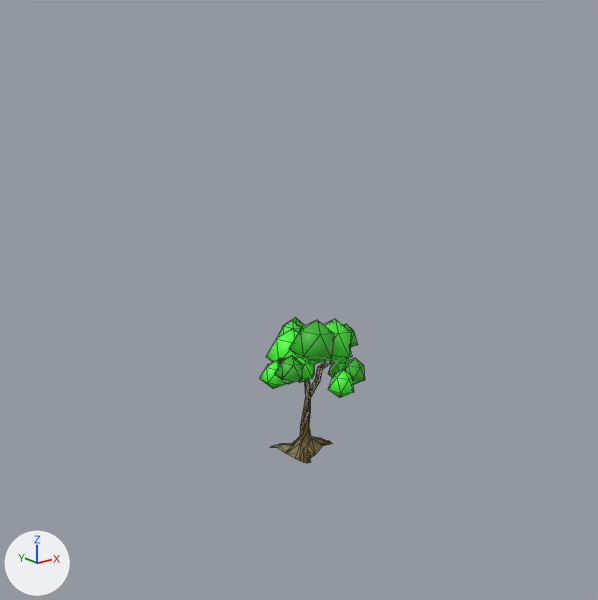
What one commit did to the glTF model MI/3d_assets/1. biblioteca/exterior/tree.glb.
The view is the same before and after, from a camera (50 mm lens) standing at (-34.4, -42.0, 28.6) and looking at (-1.9, -1.3, 12.3). Lighting does not change. The marker at lower left points along +X, +Y and +Z. Mesh edges are drawn as thin lines. Where no turn or scale is listed for an object, it has been applied to the vertices.
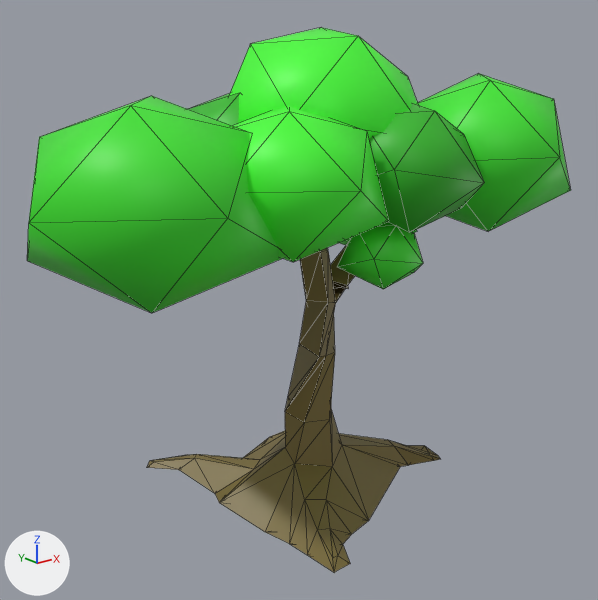
The change, as a diff of the scene's bpy script:
```diff
--- a/MI/3d_assets/1. biblioteca/exterior/tree.glb.py
+++ b/MI/3d_assets/1. biblioteca/exterior/tree.glb.py
@@ me_icosphere_024 @@
+me_icosphere_024.from_pydata(...)  # 12 vertices, 20 faces; spans x -12.16..2.25, y -6.84..5.58, z -9.77..1.36
+me_icosphere_024.materials.append(mat_material_419)  # green #48ff36
@@ me_icosphere_023 @@
+me_icosphere_023.from_pydata(...)  # 12 vertices, 20 faces; spans x -3.79..6.13, y -9.62..-1.07, z -8.42..-0.75
+me_icosphere_023.materials.append(mat_material_418)  # green #34b827
@@ me_icosphere_022 @@
+me_icosphere_022.from_pydata(...)  # 12 vertices, 20 faces; spans x -2.39..3.31, y -6.47..-1.55, z -5.55..-1.15
+me_icosphere_022.materials.append(mat_material_417)  # green #41e731
@@ me_icosphere_020 @@
+me_icosphere_020.from_pydata(...)  # 12 vertices, 20 faces; spans x -11.38..1.57, y 0.9..13.58, z -6.78..3.6
+me_icosphere_020.materials.append(mat_material_414)  # green #41e731
@@ me_icosphere_019 @@
+me_icosphere_019.from_pydata(...)  # 12 vertices, 20 faces; spans x -0.78..5.1, y -3.31..2.01, z -4.24..0.17
+me_icosphere_019.materials.append(mat_material_413)  # green #48ff36
@@ me_icosphere_017 @@
+me_icosphere_017.from_pydata(...)  # 12 vertices, 20 faces; spans x -15.8..-1.49, y -9.61..4.87, z -4.34..6.71
+me_icosphere_017.materials.append(mat_material_408)  # green #41e731
@@ me_icosphere_016 @@
+me_icosphere_016.from_pydata(...)  # 12 vertices, 20 faces; spans x -16.66..-5.72, y 0.32..11.38, z -7.81..0.63
+me_icosphere_016.materials.append(mat_material_419)  # green #48ff36
@@ me_icosphere_015 @@
+me_icosphere_015.from_pydata(...)  # 12 vertices, 20 faces; spans x -10.61..-1.28, y -2.59..6.84, z -0.5..6.7
+me_icosphere_015.materials.append(mat_material_405)  # green #34b827
@@ ob_cube_003 @@
 ob_cube_003.rotation_euler = (-0.0804, -0.152, 2.059)  # degrees (-4.6, -8.7, 118)
-ob_cube_003.scale = (0.179, 0.179, 0.179)
+ob_cube_003.scale = (0.888, 0.848, 0.581)
@@ ob_icosphere_001 @@
-ob_icosphere_001 = bpy.data.objects.new('Icosphere.001', me_icosphere_026)
-ob_icosphere_001.location = (1.33, -0.98, 8.63)
@@ ob_icosphere_011 @@
+ob_icosphere_011 = bpy.data.objects.new('Icosphere.011', me_icosphere_024)
+ob_icosphere_011.location = (5.17, -1.03, 28.0)
@@ ob_icosphere_010 @@
+ob_icosphere_010 = bpy.data.objects.new('Icosphere.010', me_icosphere_023)
+ob_icosphere_010.location = (1.6, -1.03, 25.77)
@@ ob_icosphere_009 @@
+ob_icosphere_009 = bpy.data.objects.new('Icosphere.009', me_icosphere_022)
+ob_icosphere_009.location = (1.6, -1.03, 18.96)
@@ ob_icosphere_007 @@
+ob_icosphere_007 = bpy.data.objects.new('Icosphere.007', me_icosphere_020)
+ob_icosphere_007.location = (16.25, -12.32, 22.74)
@@ ob_icosphere_006 @@
+ob_icosphere_006 = bpy.data.objects.new('Icosphere.006', me_icosphere_019)
+ob_icosphere_006.location = (1.6, -1.03, 18.96)
@@ ob_icosphere_004 @@
+ob_icosphere_004 = bpy.data.objects.new('Icosphere.004', me_icosphere_017)
+ob_icosphere_004.location = (-4.98, -1.03, 18.96)
@@ ob_icosphere_003 @@
+ob_icosphere_003 = bpy.data.objects.new('Icosphere.003', me_icosphere_016)
+ob_icosphere_003.location = (4.9, -11.99, 24.52)
@@ ob_icosphere_002 @@
+ob_icosphere_002 = bpy.data.objects.new('Icosphere.002', me_icosphere_015)
+ob_icosphere_002.location = (1.6, -1.03, 18.96)
```

What differs and where, as boxes [x1, y1, x2, y2] in the pictures (598 x 600 px):
'Icosphere.004', added (green): after [27, 96, 282, 313]
'Cube.003', rescaled: before [270, 358, 332, 463]; after [147, 243, 440, 572]
'Icosphere.003', added (green): after [234, 106, 389, 262]
'Icosphere.007', added (green): after [418, 73, 571, 231]
'Icosphere.011', added (green): after [229, 28, 418, 139]
'Icosphere.010', added (green): after [369, 103, 484, 233]
'Icosphere.001', deleted (green): before [260, 318, 365, 398]
'Icosphere.009', added (green): after [337, 222, 423, 289]
'Icosphere.002', added (green): after [189, 93, 239, 126]
'Icosphere.006', added: after [339, 230, 417, 245]
